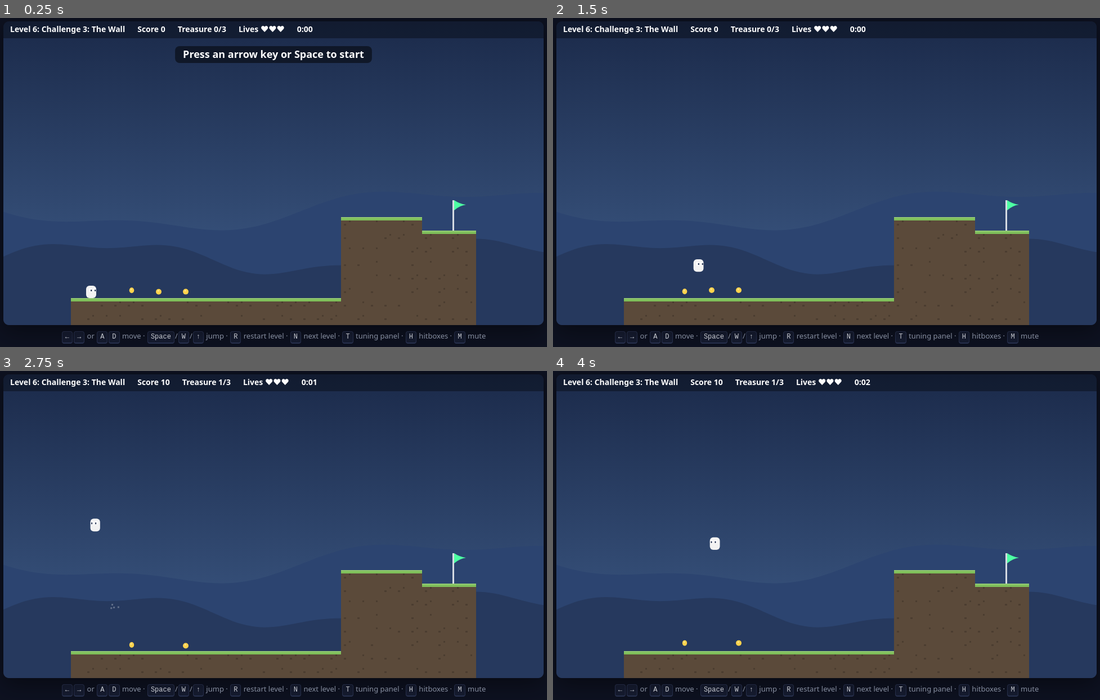
Above: before the commit, frames 1-4 (two rows, left to right).
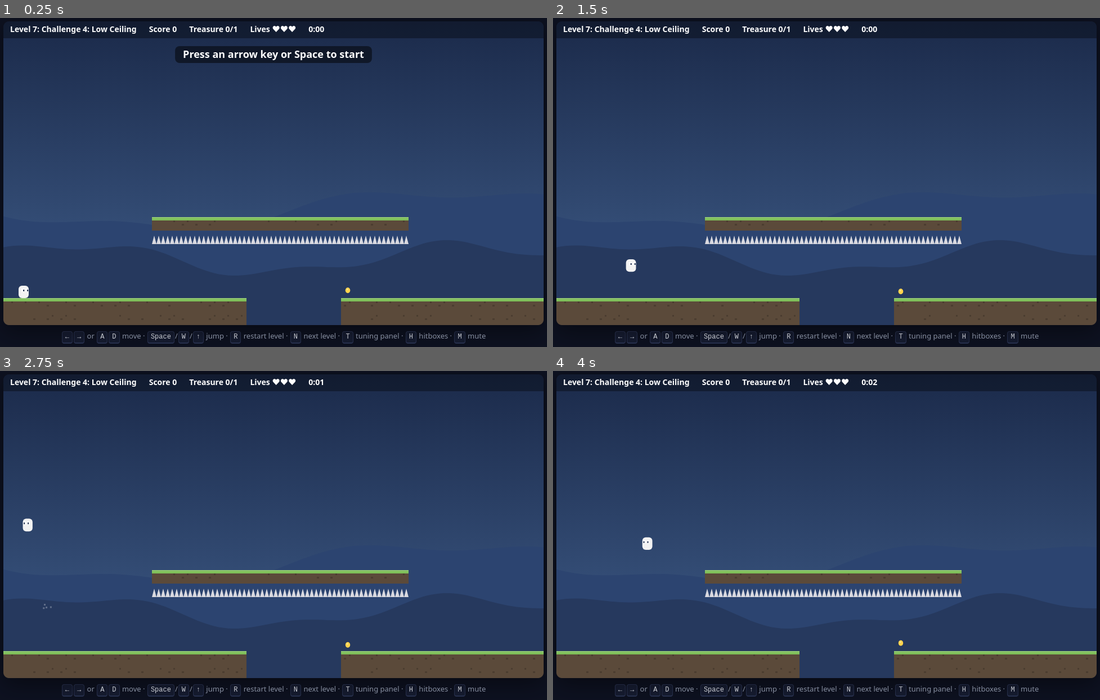
Above: after the commit, the same moments.

Repository: J0rg3Ru1z12/platformer
Game: browser game, page index.html
Same seed, same stepped clock (60 frames per second), same inputs: the game is played once before the commit and once after it.
Inputs (mouse positions are in pixels of both pictures, inside the frame that each line leads up to):
- Up to frame 1 (0.25 s): no input
- Up to frame 2 (1.5 s): click (826, 172) at 0.27 s; hold Right from 1.03 s (still down); tap Space at 1.1 s
- Up to frame 3 (2.75 s): release Right at 1.53 s; hold Down 1.58-1.85 s; tap Space at 1.6, 2.1, 2.6 s; hold Left 1.9-2.47 s; hold Up from 2.52 s (still down)
- Up to frame 4 (4 s): release Up at 2.82 s; hold Right 2.87-3.53 s; tap Space at 3.1, 3.6 s; hold Up 3.58-3.82 s; hold Left from 3.87 s (still down)

The runs differ from the first frame. In frame 1, 12% of the frame differs, in the area x 0-100%, y 2-94%; in frame 2, 12%; in frame 3, 11%; in frame 4, 11%.

Commit message:
Added nothing to challenge 4 JUMP_VELOCITY stayed the same between challenge 3 and 4.
(Note: Max jumps had been changed already from the day 1 assignment but challenge 4 only required one full jump (Holding down up key)

Diff:
--- a/student/levels.js
+++ b/student/levels.js
@@ -38,7 +38,7 @@
      - at least one jump that needs the tuning you chose in Hole 1
    Assignment: Part 2, Hole 4.                                             */
 
-const START_LEVEL = 6;
+const START_LEVEL = 7;
 
 
 const LEVELS = [
@@ -178,4 +178,23 @@
 `,
   },
 
+// Challenge 4: Low Ceiling
+{
+  name: "Challenge 4: Low Ceiling",
+  map: `
+................................................
+................................................
+................................................
+................................................
+................................................
+...........###################..................
+...........^^^^^^^^^^^^^^^^^^^..................
+................................................
+................................................
+................................................
+.P.......................o..................G...
+##################.......#######################
+##################.......#######################
+`,
+  },
 ];
